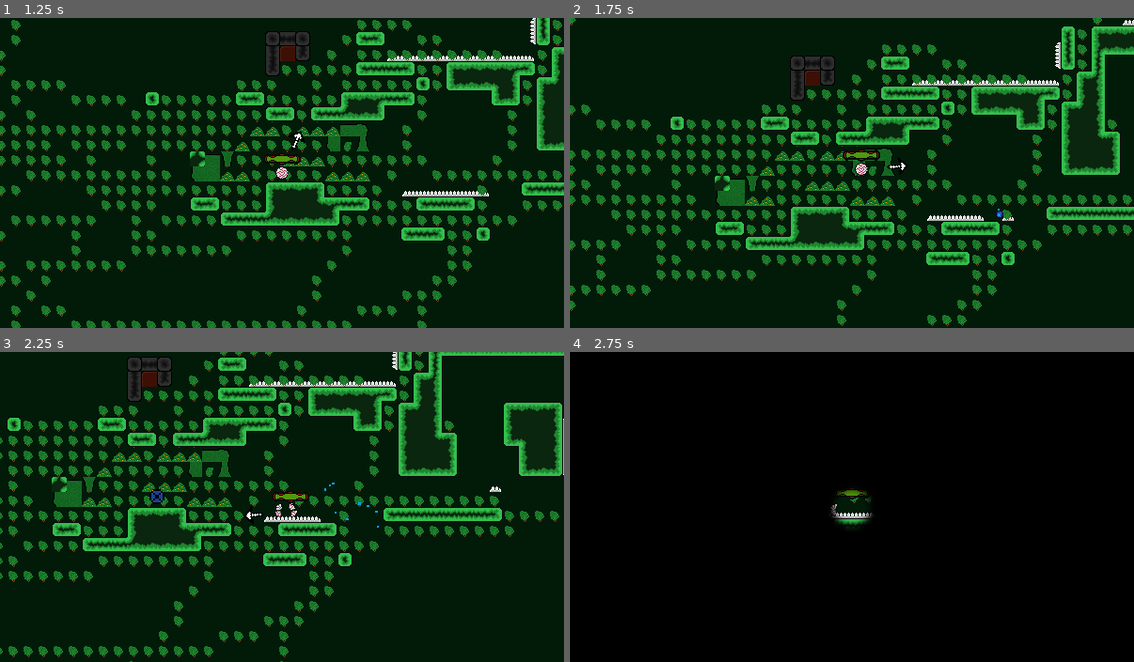
Above: before the commit, frames 1-4 (two rows, left to right).
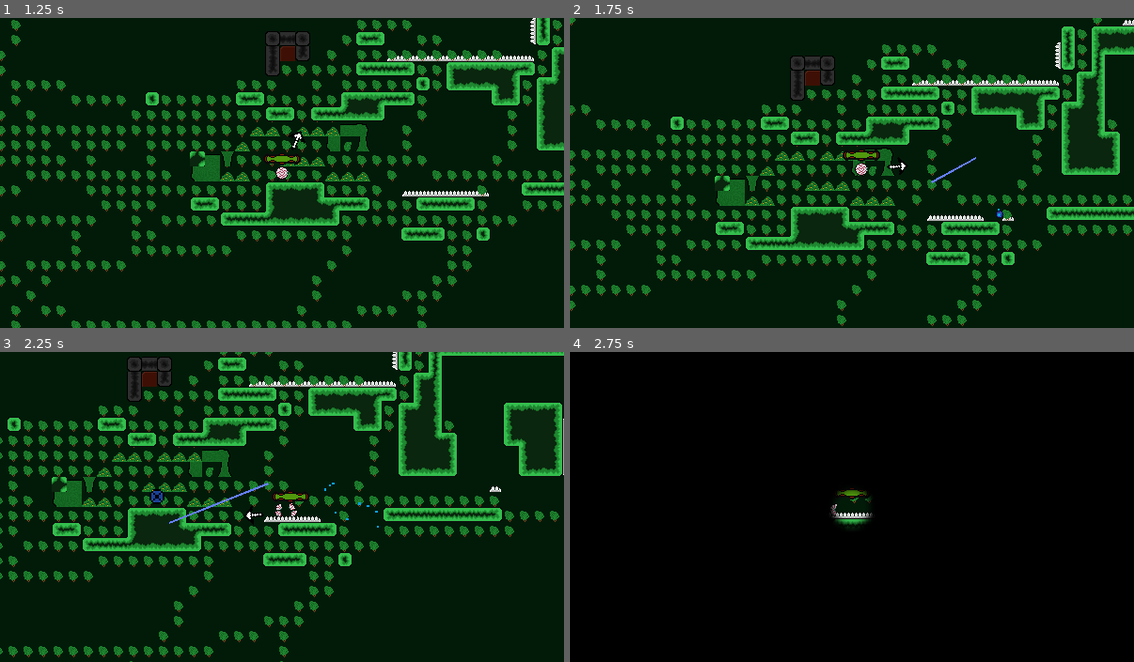
Above: after the commit, the same moments.

Repository: epimetheusgames/EyeSore
Game: Godot game, scene res://MainMenu.tscn
The game is run twice, just before and just after one commit, with the same random seed, the same clock (stepped at 60 frames per second) and the same inputs.
Inputs (mouse positions are in pixels of both pictures, inside the frame that each line leads up to):
- Up to frame 1 (1.25 s): click (293, 142) at 0.5 s
- Up to frame 2 (1.75 s): tap Enter (ui_accept) at 1.25 s; move the mouse to (976, 157) at 1.27 s; hold D (movement_right) from 1.28 s (still down); click (976, 157) at 1.35 s; tap Space (movement_jump) at 1.52 s
- Up to frame 3 (2.25 s): keep holding D (movement_right); move the mouse to (169, 522) at 2.02 s; right-click (169, 522) at 2.1 s
- Up to frame 4 (2.75 s): keep holding D (movement_right); tap Space (movement_jump) at 2.27 s

Frame 1 is identical in both runs. In frame 2, less than 0.1% of the frame differs, in the area x 64-72%, y 44-54%; in frame 3, 0.1%, in the area x 30-48%, y 42-56%; in frame 4, nothing differs.

Commit message:
Ah yes somewhat working

Diff:
--- a/OGPC_Project_Native_Directory/Levels/Level_Script.gd
+++ b/OGPC_Project_Native_Directory/Levels/Level_Script.gd
@@ -98,6 +98,7 @@
 	if is_wire_ui and Input.is_action_just_pressed("mouse_click"):
 		var wire = wire_scene.instance()
 		wire.set_pos(get_local_mouse_position())
+		wire._on_Side1_button_down()
 		get_node("Save_Functionality").add_child(wire)
 
 	if not loaded:
--- a/OGPC_Project_Native_Directory/Wire.gd
+++ b/OGPC_Project_Native_Directory/Wire.gd
@@ -9,8 +9,8 @@
 	return false
 
 func move_button_and_line_to_mouse(button, side_num):
-	$Line2D.points[side_num] = get_viewport().get_mouse_position()
-	button.rect_position = get_viewport().get_mouse_position() - button.rect_size / 2
+	$Line2D.points[side_num] = get_local_mouse_position()
+	button.rect_position = get_local_mouse_position() - button.rect_size / 2
 
 func _process(delta):
 	if side1_pressed:
